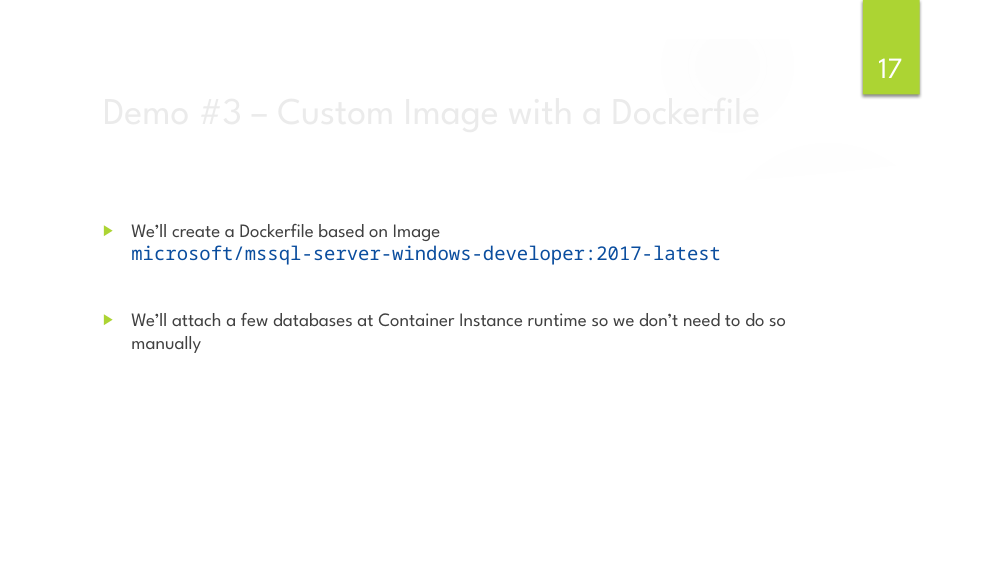
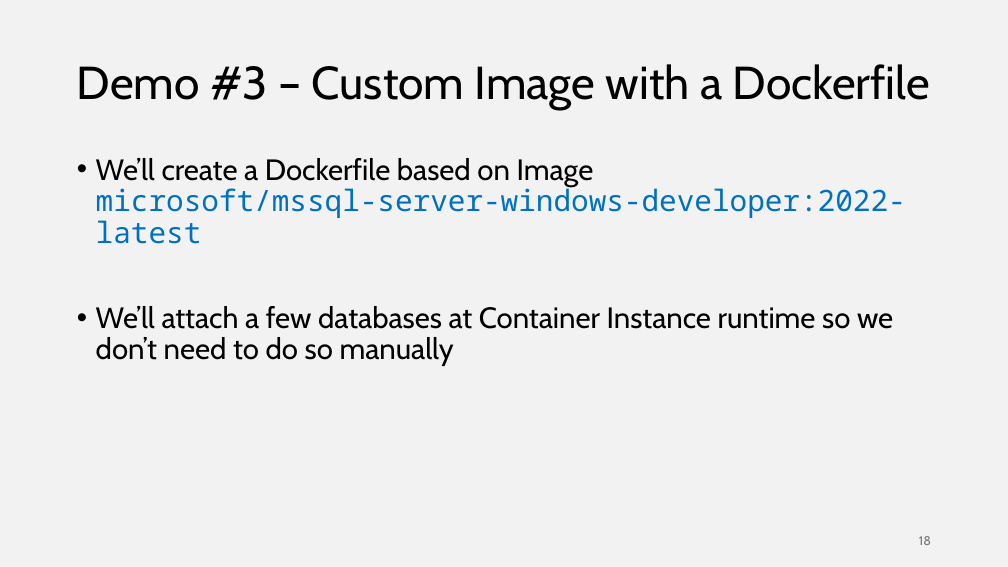
Before and after one commit to ilanham/Presentations, a slide deck: slide 18 of docker/Developing for SQL Server with Docker.pptx (slide 17 before the commit). Drawn at 1008x567 pixels with LibreOffice and Linux fonts; fonts in the diff are those of the drawing; background and template pictures are left out. Boxes give left, top, right and bottom in pixels: in the first picture for what was removed or moved away, otherwise in the second. Text is boxed around its words. In the diff, an @@ line names an element or a change of style, - is before the commit and + after.

Commit message:
latest Docker slides version

```diff
--- a/docker/Developing for SQL Server with Docker.pptx
+++ b/docker/Developing for SQL Server with Docker.pptx
@@ background picture (left out) to #F2F2F2 @@
@@ group removed at bbox=[0, 0, 1008, 567]: 4 ellipses, 3 freeform shapes @@
@@ rectangle removed at bbox=[863, 0, 920, 95] @@
@@ title "Demo #3 – Custom Image ...": place and size @@
-title "Demo #3 – Custom Image ..." at bbox=[95, 80, 820, 138]
+title "Demo #3 – Custom Image ..." at bbox=[77, 64, 930, 110]
@@ title "Demo #3 – Custom Image ..." at bbox=[77, 64, 930, 110]: size 36 to 44 pt, font League Spartan to Cabin, text colour #EBEBEB to #000000; line spacing 1 to 0.9 @@
@@ page number removed at bbox=[878, 58, 902, 78] @@
-17
@@ text "We’ll create a Dockerfile based ...": place and size @@
-text "We’ll create a Dockerfile based ..." at bbox=[131, 224, 786, 353]
+text "We’ll create a Dockerfile based ..." at bbox=[96, 158, 906, 366]
@@ text at bbox=[96, 158, 906, 244]: text changed; size 18 to 28 pt; text colour #0A4D9E to #0070C0 @@
-▶ We’ll create a Dockerfile based on Image
-  microsoft/mssql-server-windows-developer:2017-latest
+• We’ll create a Dockerfile based on Image
+  microsoft/mssql-server-windows-developer:2022-latest
@@ text at bbox=[96, 306, 893, 366]: size 18 to 28 pt, font League Spartan to Cabin, text colour #404040 to #000000 in "We’ll attach a few databases at Container ..."; bullet ▶ to •; line spacing 1 to 0.9 @@
@@ page number added at bbox=[919, 536, 931, 545], 12 pt, text #797979 @@
+18
```
Also in this commit, not shown: 18 other slides changed, 3 slides added, 1 slide removed, 2 other files.
